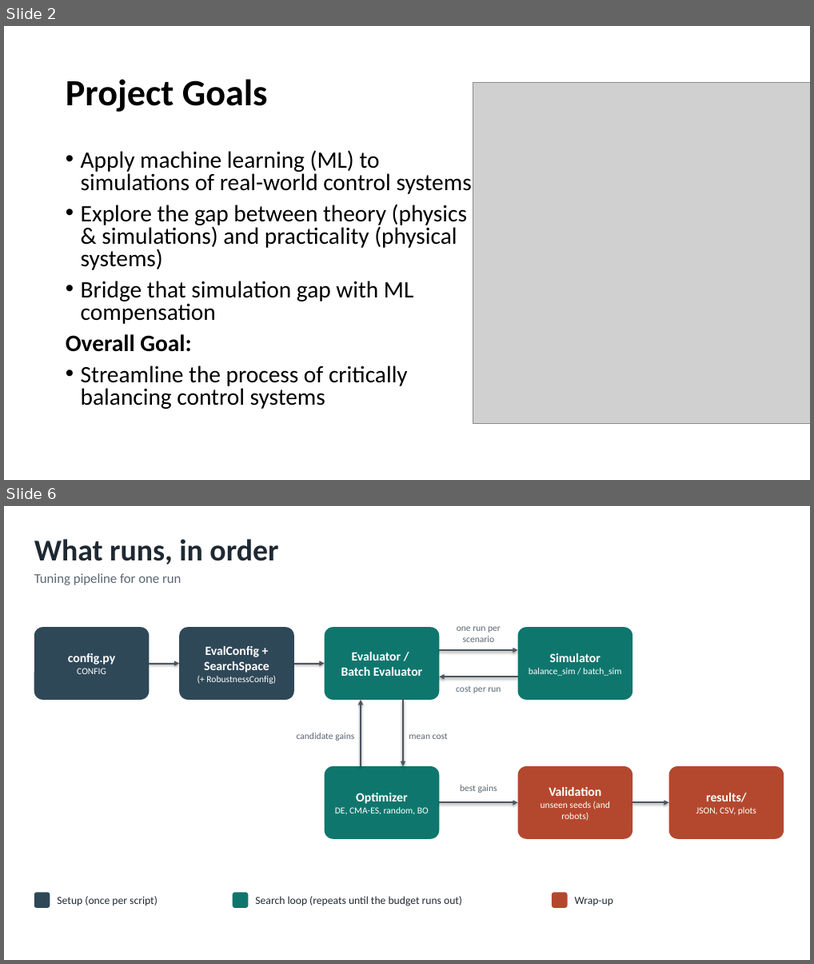
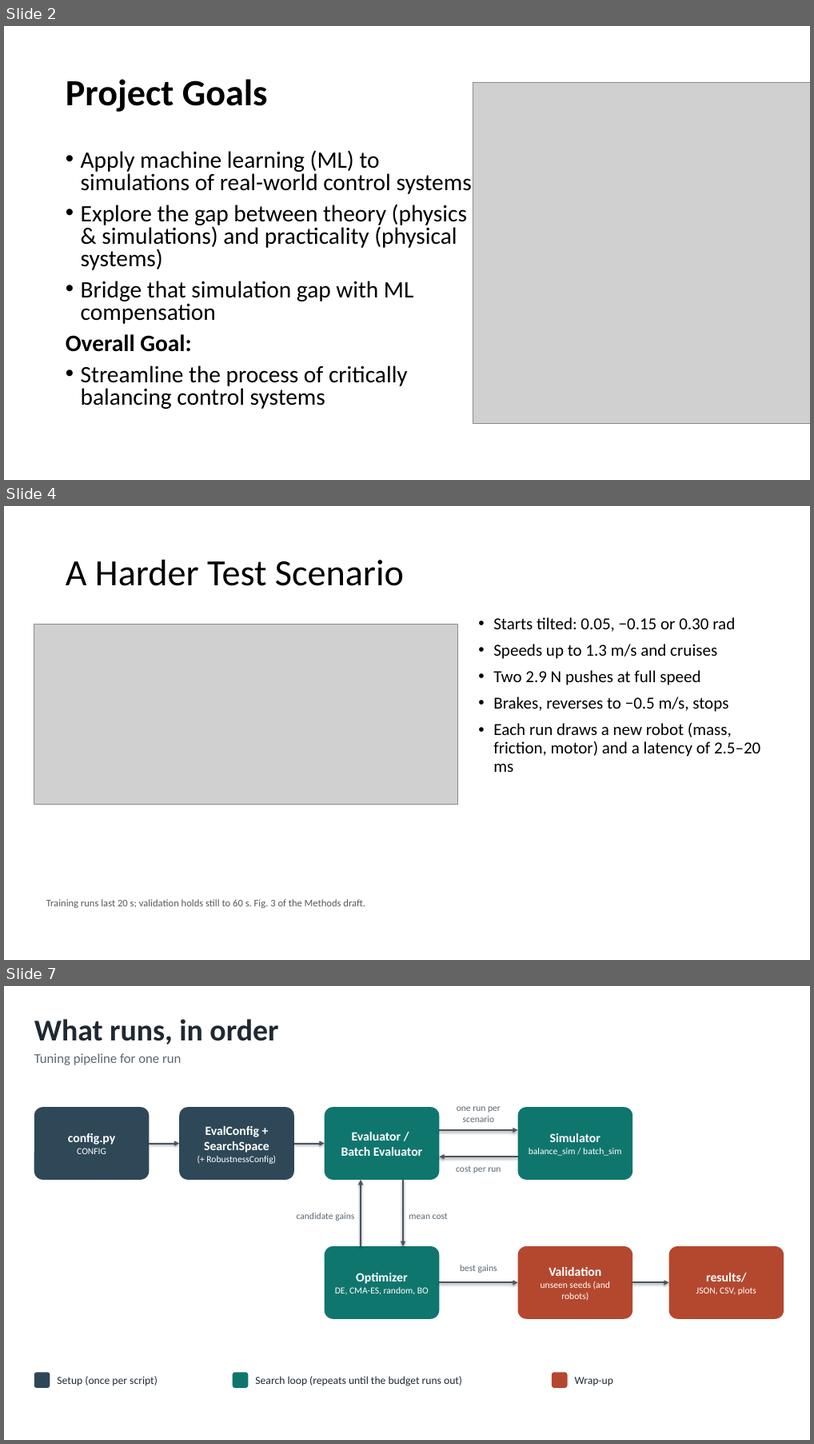
Before and after one commit to evandm4/engr-10301h-balancing-robot, a slide deck: docs/Evan Moore Progress Update.pptx. Shown one above the other, each under a label of ours: slides 2 and 6 before the commit, slides 2, 4 and 7 after it; the slides between them are not shown. The pictures are 814x964 and 814x1444 pixels, drawn with LibreOffice and Linux fonts; fonts in the diff are those of the drawing; grey boxes stand for pictures. Boxes give left, top, right and bottom in pixels: in the first picture for what was removed or moved away, otherwise in the second. Text is boxed around its words. In the diff, an @@ line names an element or a change of style, - is before the commit and + after.

```diff
--- a/docs/Evan Moore Progress Update.pptx
+++ b/docs/Evan Moore Progress Update.pptx
@@ slide 4 added at box(4, 506, 810, 960), background #FFFFFF @@
@@ title added at box(66, 560, 404, 586), 44 pt, text #000000 @@
+A Harder Test Scenario
@@ picture added at box(34, 624, 458, 804) @@
@@ text added at box(494, 617, 761, 772), 20 pt, text #000000 @@
+• Starts tilted: 0.05, −0.15 or 0.30 rad
+• Speeds up to 1.3 m/s and cruises
+• Two 2.9 N pushes at full speed
+• Brakes, reverses to −0.5 m/s, stops
+• Each run draws a new robot (mass, friction, motor) and a latency of 2.5–20 ms
@@ text added at box(46, 899, 366, 908), 12 pt, text #595959 @@
+Training runs last 20 s; validation holds still to 60 s. Fig. 3 of the Methods draft.
@@ what was slide 6 is now slide 7 @@
```
Also in this commit, not shown: 6 slides changed.
